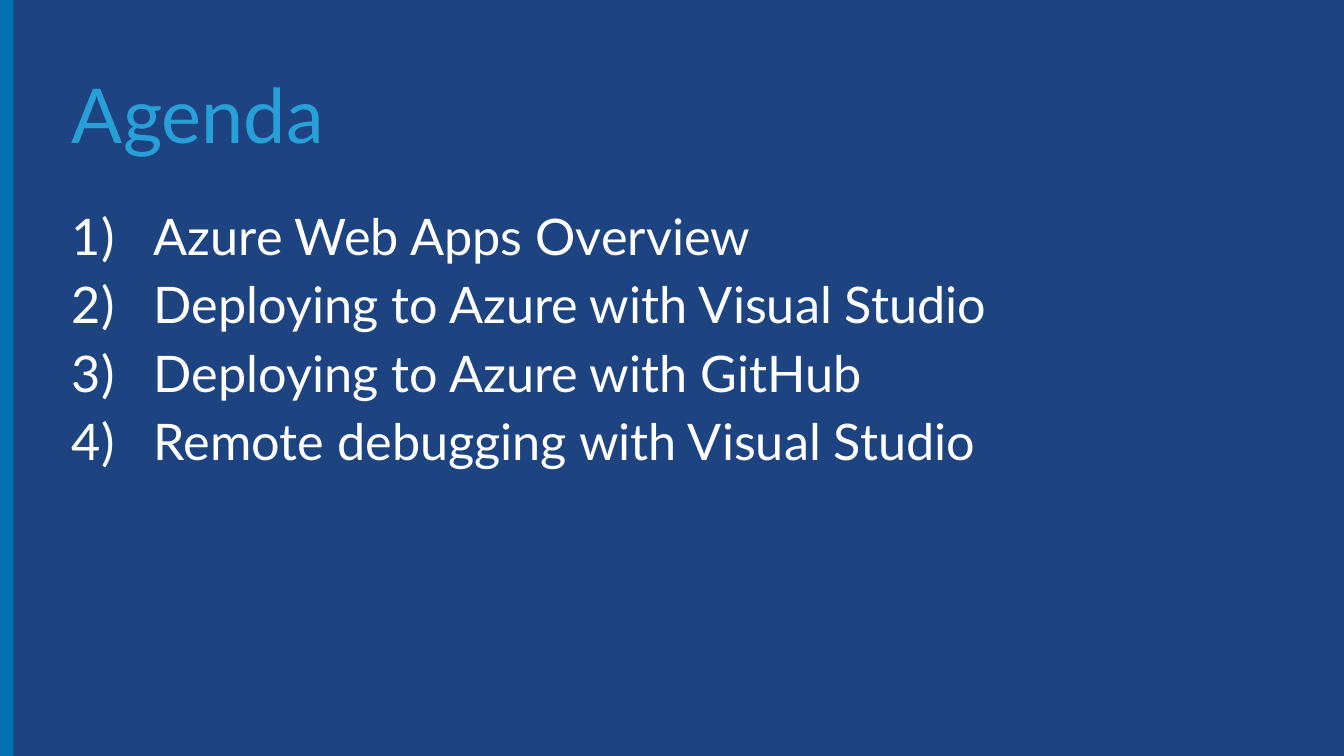
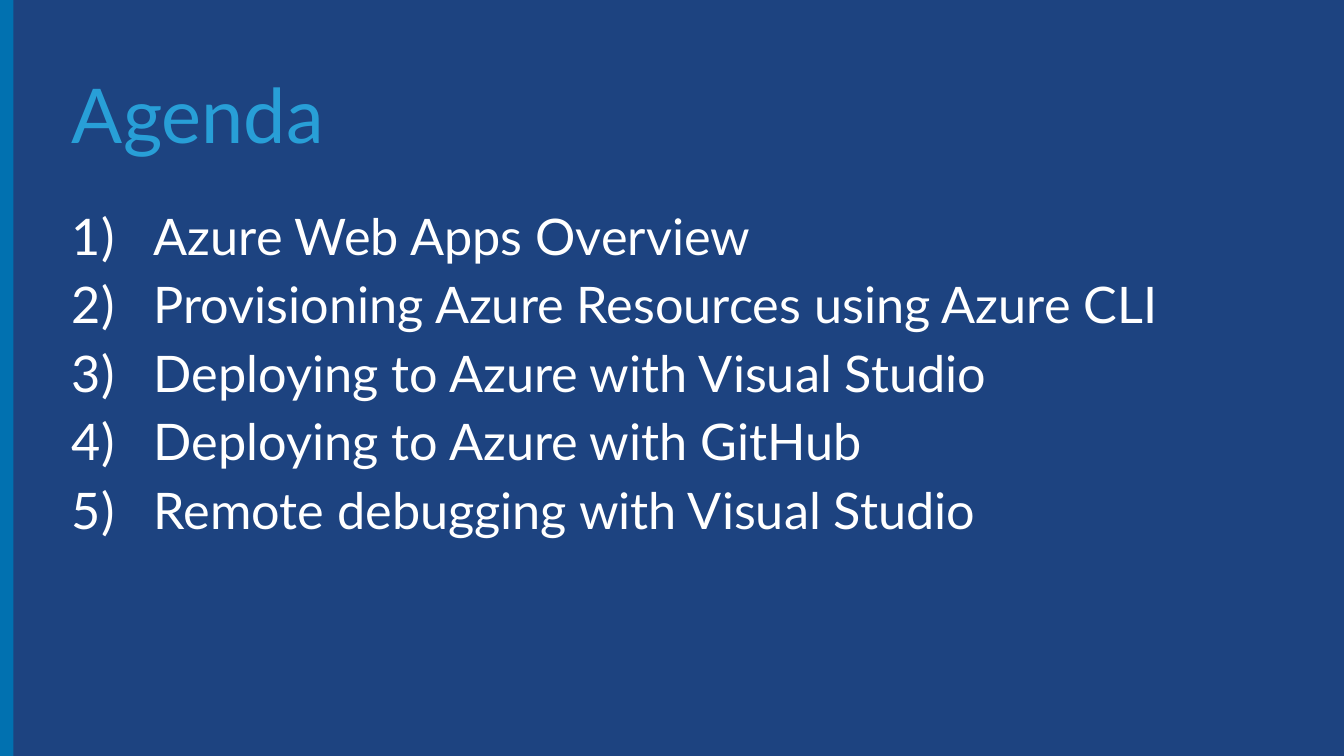
Before and after one commit to Microsoft-Web/NodeCamp, a slide deck: slide 2 of Presentation/AzureDeployAndDebug/AzureDeployAndDebug.pptx. Drawn at 1344x756 pixels with LibreOffice and Linux fonts; fonts in the diff are those of the drawing; background and template pictures are left out. Boxes give left, top, right and bottom in pixels: in the first picture for what was removed or moved away, otherwise in the second. Text is boxed around its words. In the diff, an @@ line names an element or a change of style, - is before the commit and + after.

Commit message:
Added Provisioning step to AzureDeployAndDebug presentation

```diff
--- a/Presentation/AzureDeployAndDebug/AzureDeployAndDebug.pptx
+++ b/Presentation/AzureDeployAndDebug/AzureDeployAndDebug.pptx
@@ text at bbox=[154, 286, 1158, 332]: paragraph added @@
+2) Provisioning Azure Resources using Azure CLI
```
Also in this commit, not shown: 1 other slide changed, 5 slides added, 1 other file.
